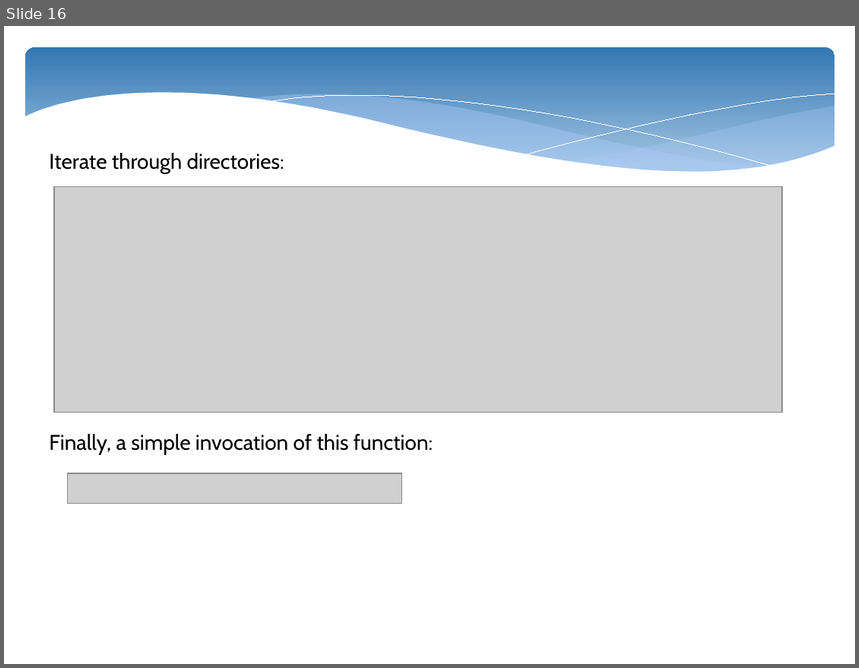
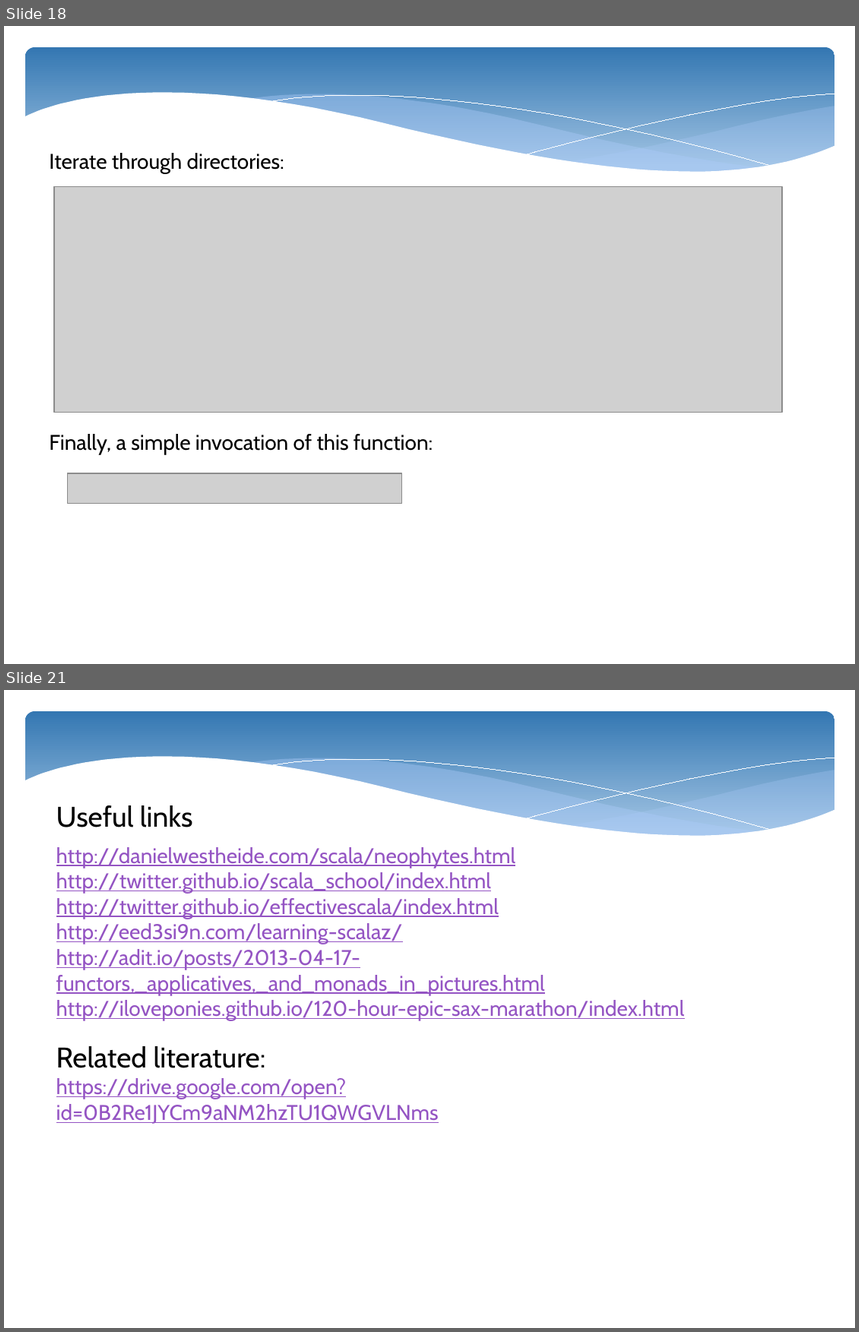
Before and after one commit to nestorsokil/scala-sandbox, a slide deck: FP.pptx. Shown one above the other, each under a label of ours: slide 16 before the commit, slides 18 and 21 after it; the slides between them are not shown. The pictures are 859x668 and 859x1332 pixels, drawn with LibreOffice and Linux fonts; fonts in the diff are those of the drawing; grey boxes stand for pictures. Boxes give left, top, right and bottom in pixels: in the first picture for what was removed or moved away, otherwise in the second. Text is boxed around its words. In the diff, an @@ line names an element or a change of style, - is before the commit and + after.

```diff
--- a/FP.pptx
+++ b/FP.pptx
@@ slide 21 added at (4,690,855,1328), background #FFFFFF; not listed: 6 template elements that a slide beside it also shows @@
@@ text added at (56,806,193,828), 24 pt, text #000000 @@
+Useful links
@@ text added at (56,847,685,1021), 18 pt, text #9454C3, underline @@
+http://danielwestheide.com/scala/neophytes.html
+http://twitter.github.io/scala_school/index.html
+http://twitter.github.io/effectivescala/index.html
+http://eed3si9n.com/learning-scalaz/
+http://adit.io/posts/2013-04-17-functors,_applicatives,_and_monads_in_pictures.html
+http://iloveponies.github.io/120-hour-epic-sax-marathon/index.html
@@ text added at (56,1046,439,1124), 18 pt, text #9454C3, underline @@
+Related literature:
+https://drive.google.com/open?id=0B2Re1JYCm9aNM2hzTU1QWGVLNms
@@ what was slide 16 is now slide 18 @@
```
Also in this commit, not shown: 7 slides changed, 5 other slides added, 3 slides removed.
